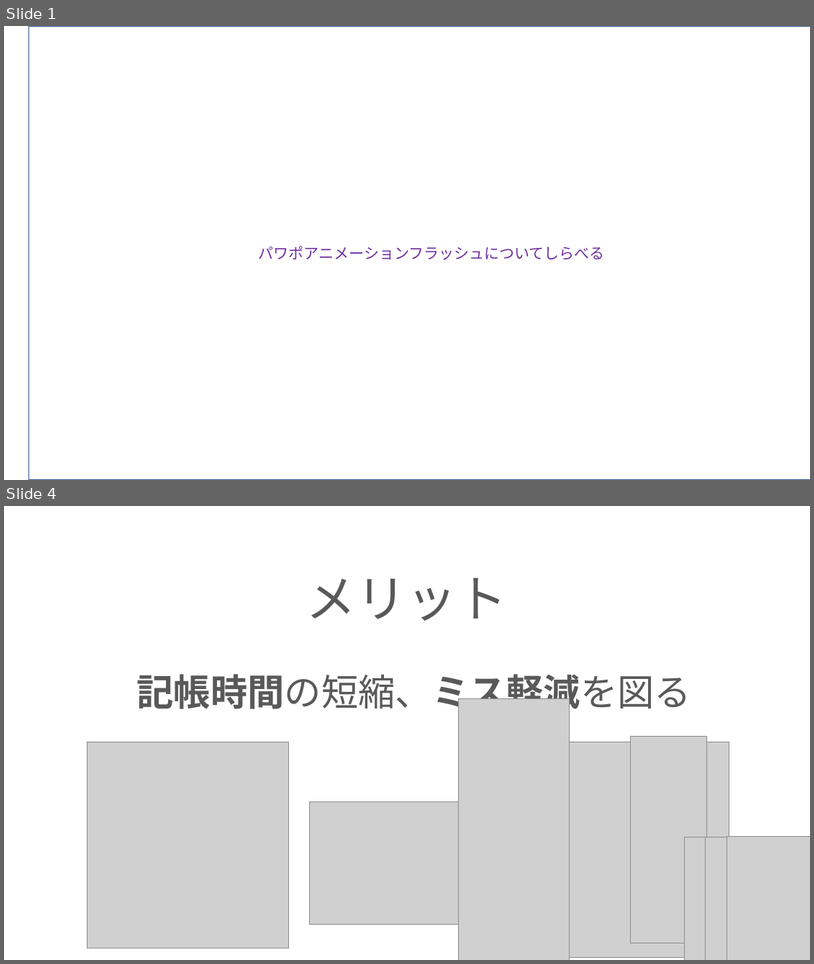
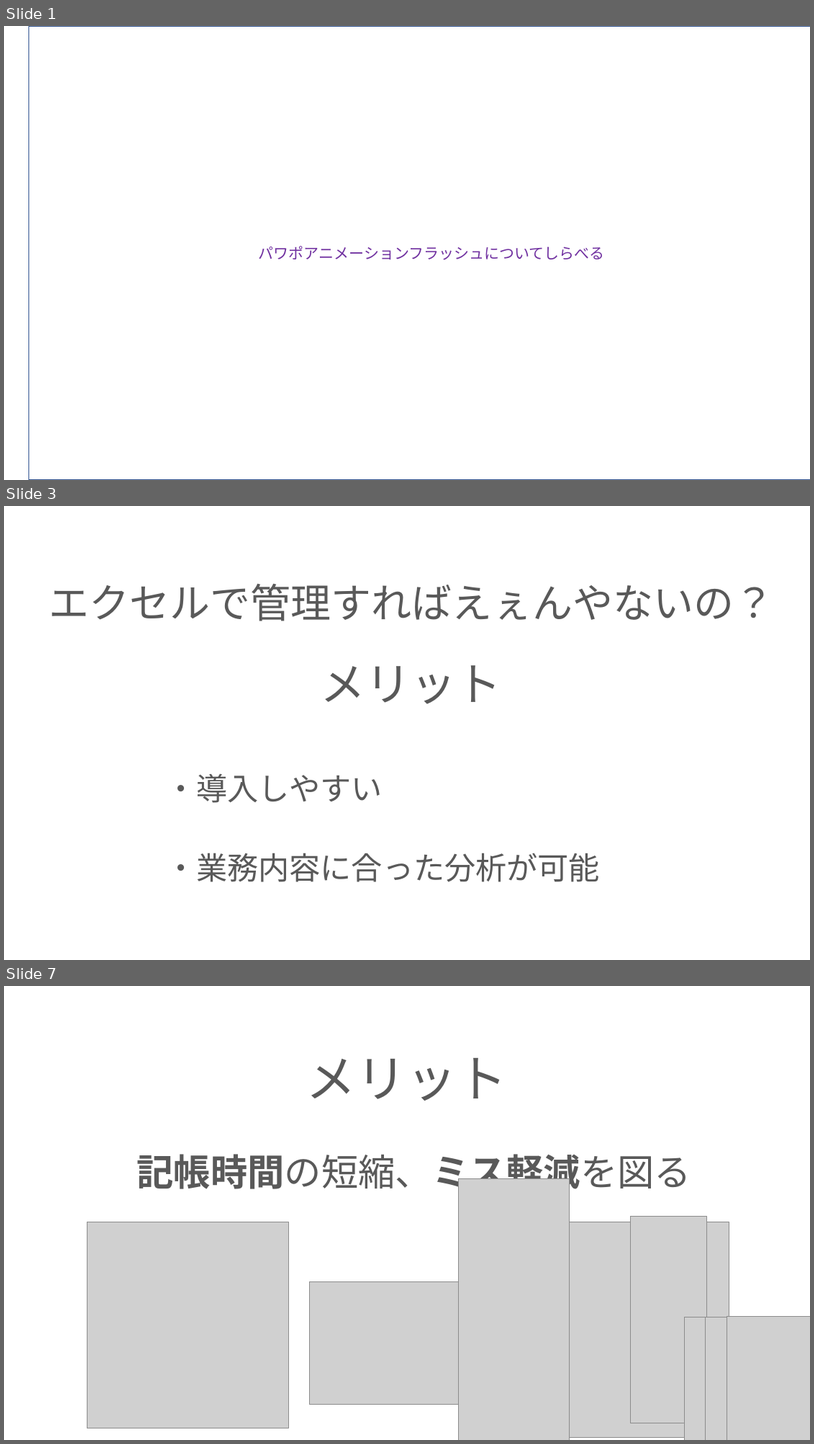
Before and after one commit to ivy239007/PG-, a slide deck: プレゼン資料.pptx. Shown one above the other, each under a label of ours: slides 1 and 4 before the commit, slides 1, 3 and 7 after it; the slides between them are not shown. The pictures are 814x964 and 814x1444 pixels, drawn with LibreOffice and Linux fonts; fonts in the diff are those of the drawing; grey boxes stand for pictures; background and template pictures are left out. Boxes give left, top, right and bottom in pixels: in the first picture for what was removed or moved away, otherwise in the second. Text is boxed around its words. In the diff, an @@ line names an element or a change of style, - is before the commit and + after.

```diff
--- a/プレゼン資料.pptx
+++ b/プレゼン資料.pptx
@@ slide 3 added at [4,506,810,960], background picture (left out) @@
@@ title added at [49,584,775,621], 48 pt, text #595959 @@
+エクセルで管理すればえぇんやないの？
@@ text added at [321,665,502,704], 54 pt, text #595959 @@
+メリット
@@ subtitle added at [165,774,600,882], 37 pt, text #595959 @@
+・導入しやすい
+・業務内容に合った分析が可能
@@ what was slide 4 is now slide 7 @@
```
Also in this commit, not shown: 2 slides changed, 2 other slides added.
